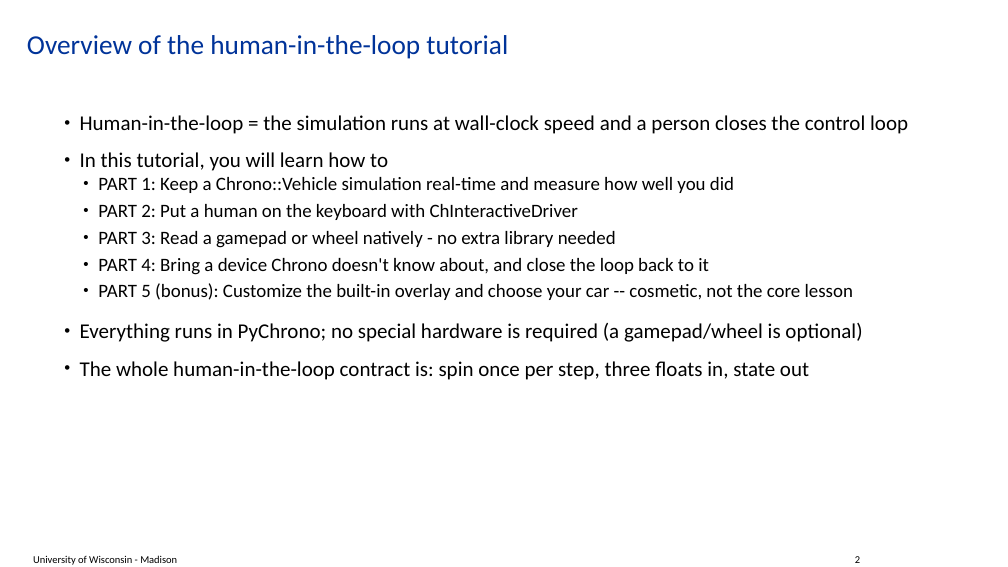
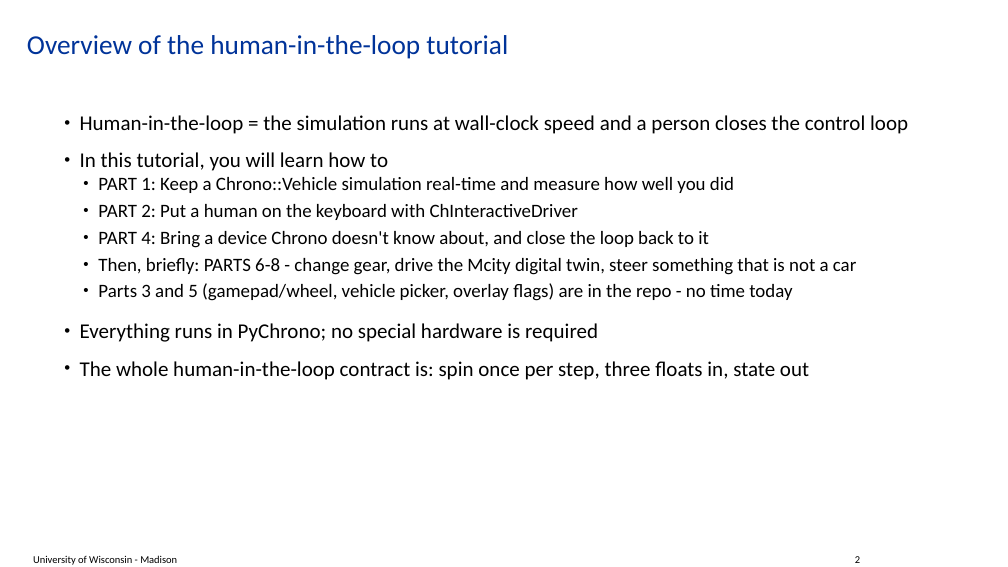
Before and after one commit to ksha23/chrono-hil-tutorial, a slide deck: slide 2 of tutorial_HIL_driver.pptx. Drawn at 1008x567 pixels with LibreOffice and Linux fonts; fonts in the diff are those of the drawing; background and template pictures are left out. Boxes give left, top, right and bottom in pixels: in the first picture for what was removed or moved away, otherwise in the second. Text is boxed around its words. In the diff, an @@ line names an element or a change of style, - is before the commit and + after.

```diff
--- a/tutorial_HIL_driver.pptx
+++ b/tutorial_HIL_driver.pptx
@@ text at (98, 231, 616, 248): paragraph removed @@
-  • PART 3: Read a gamepad or wheel natively - no extra library needed
@@ text at (80, 258, 856, 342): text changed @@
-  • PART 5 (bonus): Customize the built-in overlay and choose your car -- cosmetic, not the core lesson
-• Everything runs in PyChrono; no special hardware is required (a gamepad/wheel is optional)
+  • Then, briefly: PARTS 6-8 - change gear, drive the Mcity digital twin, steer something that is not a car
+  • Parts 3 and 5 (gamepad/wheel, vehicle picker, overlay flags) are in the repo - no time today
+• Everything runs in PyChrono; no special hardware is required
```
Also in this commit, not shown: 20 other slides changed, 5 slides added, 25 slides removed, 5 other files.
